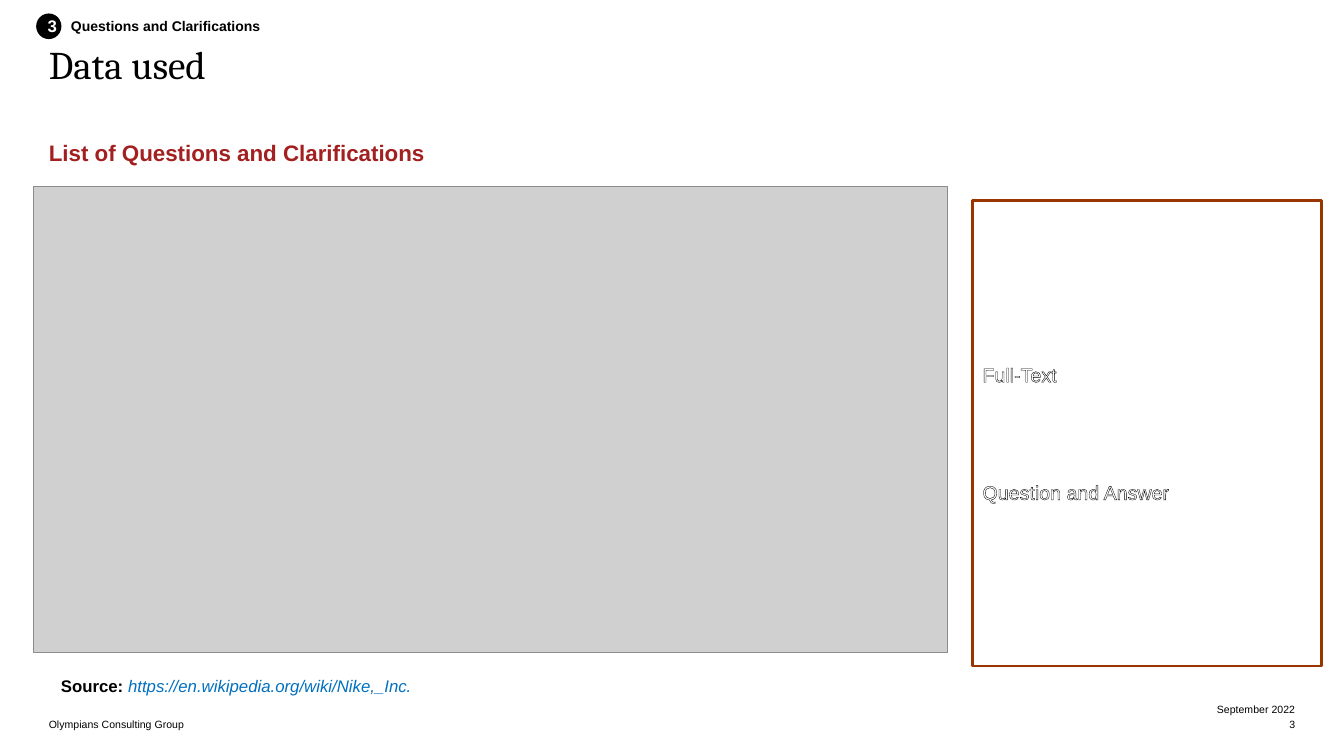
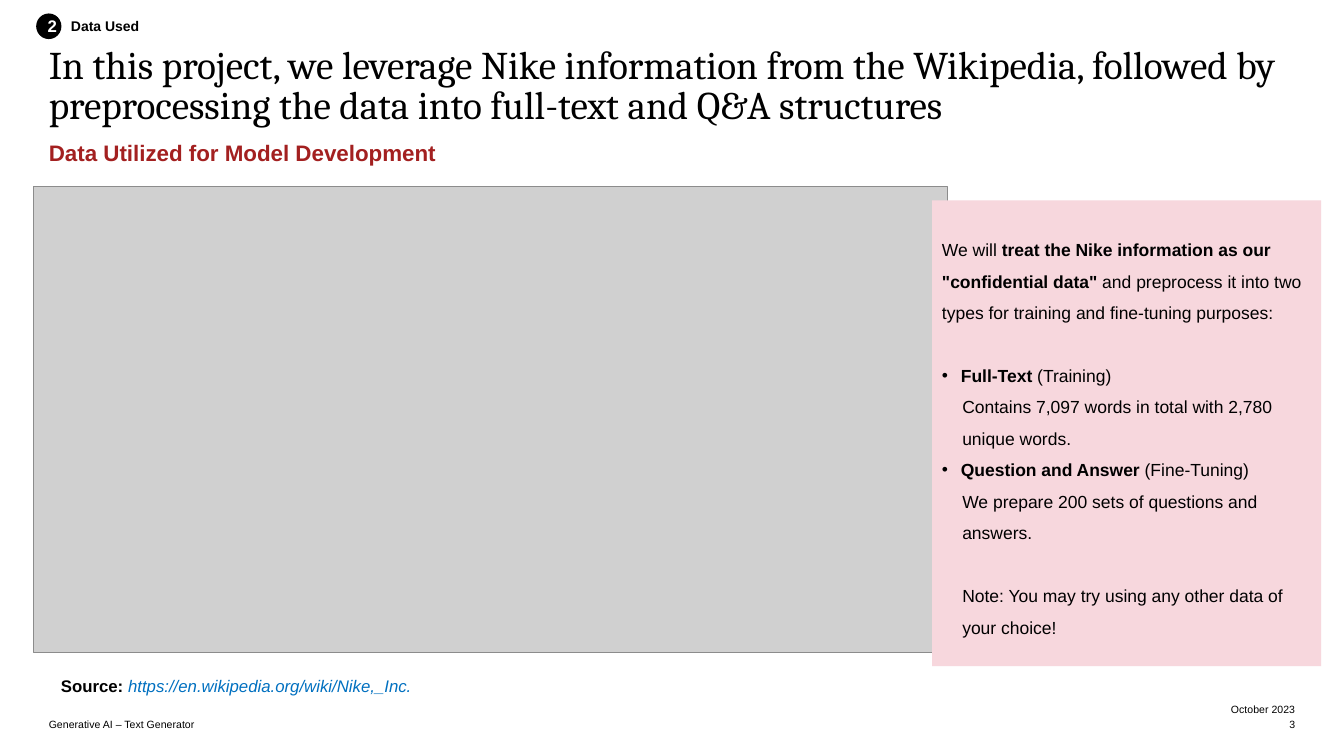
Before and after one commit to ArvianditoCaessara/textGenerator, a slide deck: slide 3 of Project Context.pptx. Drawn at 1344x756 pixels with LibreOffice and Linux fonts; fonts in the diff are those of the drawing; grey boxes stand for pictures. Boxes give left, top, right and bottom in pixels: in the first picture for what was removed or moved away, otherwise in the second. Text is boxed around its words. In the diff, an @@ line names an element or a change of style, - is before the commit and + after.

```diff
--- a/Project Context.pptx
+++ b/Project Context.pptx
@@ text in ellipse at [48,20,57,37]: text changed @@
-3
+2
@@ text at [71,21,139,31]: text changed @@
-Questions and Clarifications
+Data Used
@@ title at [49,51,1275,128]: text changed @@
-Data used
+In this project, we leverage Nike information from the Wikipedia, followed by preprocessing the data into full-text and Q&A structures
@@ subtitle at [49,144,435,166]: text changed @@
-List of Questions and Clarifications
+Data Utilized for Model Development
@@ rectangle "We will treat the Nike ...": place and size @@
-rectangle "We will treat the Nike ..." at [973,201,1322,666]
+rectangle "We will treat the Nike ..." at [933,201,1322,666]
@@ rectangle "We will treat the Nike ..." at [933,201,1322,666]: fill none to #F7D7DD; outline #9A3701 2 pt to none @@
@@ text in rectangle at [942,243,1301,638]: text changed; size 14 to 12.5 pt; text colour #FFFFFF to #000000 @@
-Full-Text
-Question and Answer
+We will treat the Nike information as our "confidential data" and preprocess it into two types for training and fine-tuning purposes:
+• Full-Text (Training)
+Contains 7,097 words in total with 2,780 unique words.
+• Question and Answer (Fine-Tuning)
+We prepare 200 sets of questions and answers.
+Note: You may try using any other data of your choice!
@@ text at [1231,705,1295,713]: text changed @@
-September 2022
+October 2023
@@ text at [49,720,195,728]: text changed @@
-Olympians Consulting Group
+Generative AI – Text Generator
```
Also in this commit, not shown: 4 other slides changed, 2 slides added, 2 slides removed, 3 other files.
